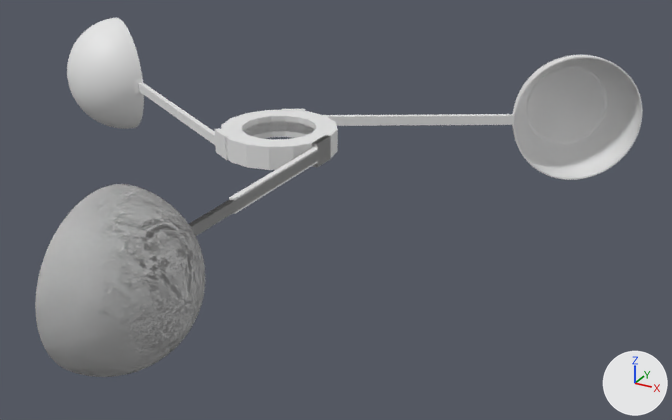
Two versions of the Blender file blender/WheelBearings.blend, one commit apart.
Both versions are drawn from a 50 mm lens placed at (0.175, -0.274, 0.113), pointed at (0.027, -0.006, -0.021). Every picture has the same lights, and +X, +Y and +Z are marked at lower right. The picture after the commit comes second. The same objects are shown in both versions, whatever each file hides.
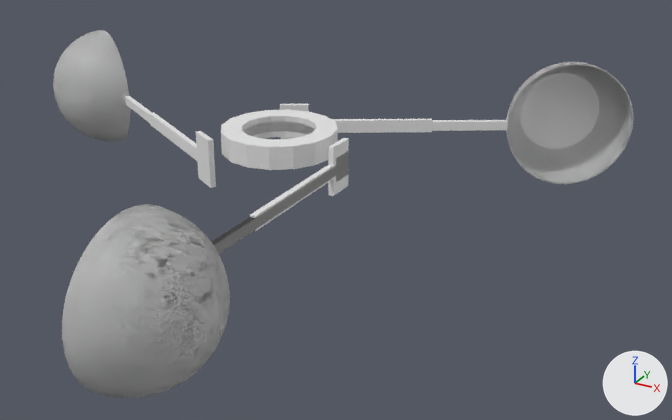
What differs and where, as boxes (x1, y1, x2, y2) in the pictures (672 x 420 px; the box of a moved part takes in the faces that stretch with it):
'Plane.002', reshaped, moved: before (35, 135, 331, 377); after (62, 151, 349, 398)
'Plane', mesh moved, reshaped: before (67, 18, 643, 180); after (53, 30, 633, 184)
'Plane.001', reshaped, moved, modifiers changed: before (86, 148, 318, 374); after (124, 95, 508, 231)
'Circle.002', mesh moved: before (221, 110, 338, 159); after (221, 109, 338, 159)
'Sphere', moved (not visible before): after (62, 204, 230, 398)
'Sphere.001', moved (not visible afterwards): before (35, 186, 204, 377)
'Circle.001', mesh moved: before (227, 123, 338, 170); after (221, 123, 338, 170)
part 1 of me_plane_001, moved or reshaped: before (139, 83, 514, 160); after (125, 96, 508, 176)
part 5 of me_plane_002, moved or reshaped (not visible before): after (198, 137, 348, 196)
part 6 of me_plane_002, moved or reshaped: before (229, 148, 318, 214); after (149, 112, 432, 231)
part 7 of me_plane_002, moved or reshaped (not visible before): after (197, 149, 336, 179)
part 8 of me_plane_002, moved or reshaped (not visible before): after (196, 104, 349, 166)
part 9 of me_plane_005, moved or reshaped: before (189, 135, 331, 236); after (212, 151, 349, 254)

What the commit changed:
me_plane_001 is used by ob_plane; location (0.0, 0.0, 0.0).
me_plane_001 had 10 vertices, 4 faces and spanned x 0.0215, y -0.09..0.0, z -0.0044..0.0045.
me_plane_001 now has 10 vertices, 4 faces and spans x 0.0284, y -0.0892..0.0008, z -0.009..-0.0001.
me_plane_001 part 1: the whole mesh is moved by (0.0069, 0.0008, -0.0046).
me_plane_002 is used by ob_plane_001; location (0.0002, 0.0, 0.0).
me_plane_002 had 10 vertices, 4 faces and spanned x 0.0213, y -0.06..0.0, z -0.0042..0.0042.
me_plane_002 now has 10 vertices, 4 faces and spans x 0.0284, y -0.0592..0.0008, z -0.0135..0.0044.
me_plane_002 part 2: the 1 vertex in x 0.0213, y -0.0083, z -0.0042 is moved by (0.0071, -0.0021, -0.0093).
me_plane_002 part 3: all 2 vertices in x 0.0213, y -0.0083, z -0.0025..0.0025 are moved by (0.0071, -0.0021, -0.0046).
me_plane_002 part 4: the 1 vertex in x 0.0213, y -0.0083, z 0.0042 is moved by (0.0071, -0.0021, 0.0002).
me_plane_002 part 5: the 1 vertex in x 0.0213, y 0.0, z -0.0042 is moved by (0.0071, 0.0008, -0.0093).
me_plane_002 part 6: all 2 vertices in x 0.0213, y -0.06, z -0.0025..0.0025 are moved by (0.0071, 0.0008, -0.0046).
me_plane_002 part 7: all 2 vertices in x 0.0213, y 0.0, z -0.0025..0.0025 are moved by (0.0071, 0.0008, -0.0046).
me_plane_002 part 8: the 1 vertex in x 0.0213, y 0.0, z 0.0042 is moved by (0.0071, 0.0008, 0.0002).
me_plane_005 is used by ob_plane_002; location (0.0, 0.0, 0.0).
me_plane_005 had 10 vertices, 4 faces and spanned x 0.0215, y -0.09..0.0, z -0.0044..0.0045.
me_plane_005 now has 10 vertices, 4 faces and spans x 0.0284, y -0.0892..0.0008, z -0.009..-0.0001.
me_plane_005 part 9: the whole mesh is moved by (0.0069, 0.0008, -0.0046).
Object 'Sphere' (ob_sphere) moves from (0.0195, -0.115, 0.0) to (0.0264, -0.114, -0.00459).
Object 'Plane.001' (ob_plane_001) moves from (0.0002, 0.0, 0.0) to (0.0, 0.0, 0.0).
Object 'Plane.001' (ob_plane_001) gains a ARRAY modifier named 'Array'.
Modifier setting: count = 3.
Modifier setting: use_relative_offset = False.
Modifier setting: use_object_offset = True.
Modifier setting: offset_object = ob_empty.
Object 'Sphere.001' (ob_sphere_001) moves from (0.0195, -0.115, 0.0) to (0.0264, -0.114, -0.00459).
